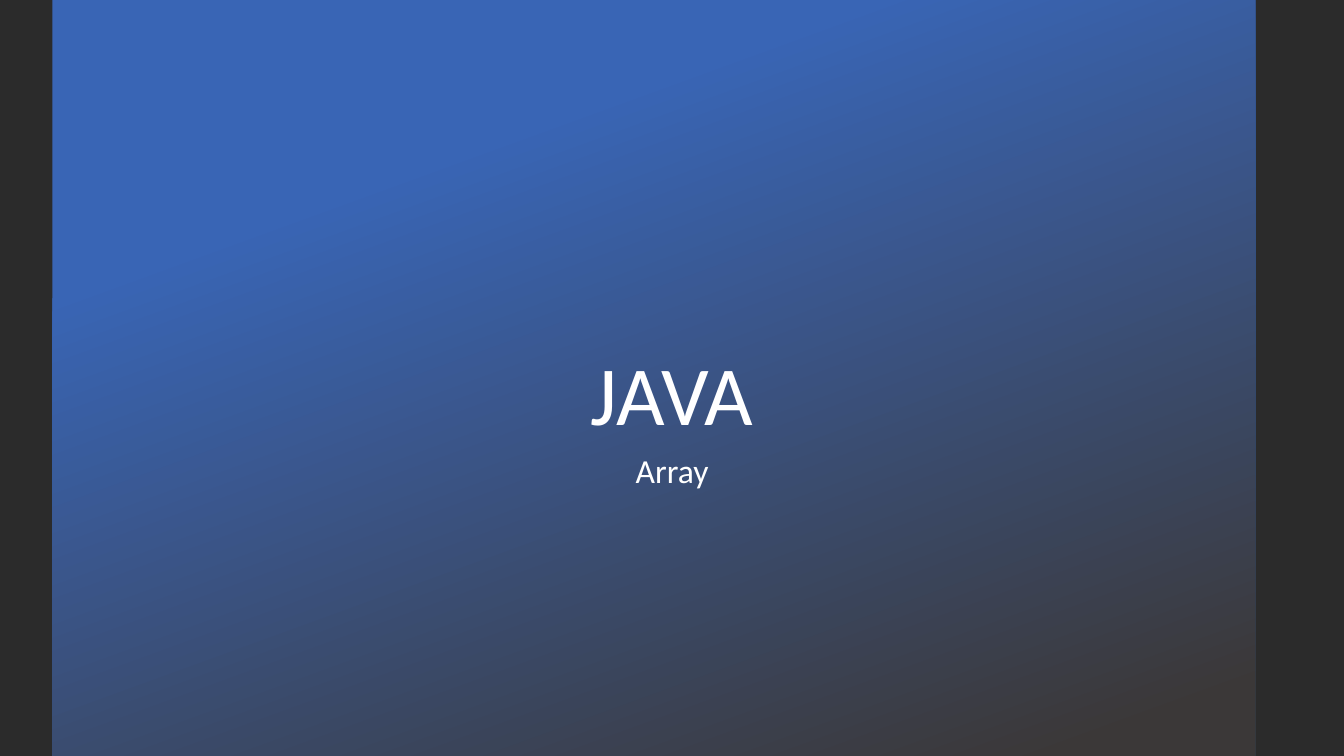
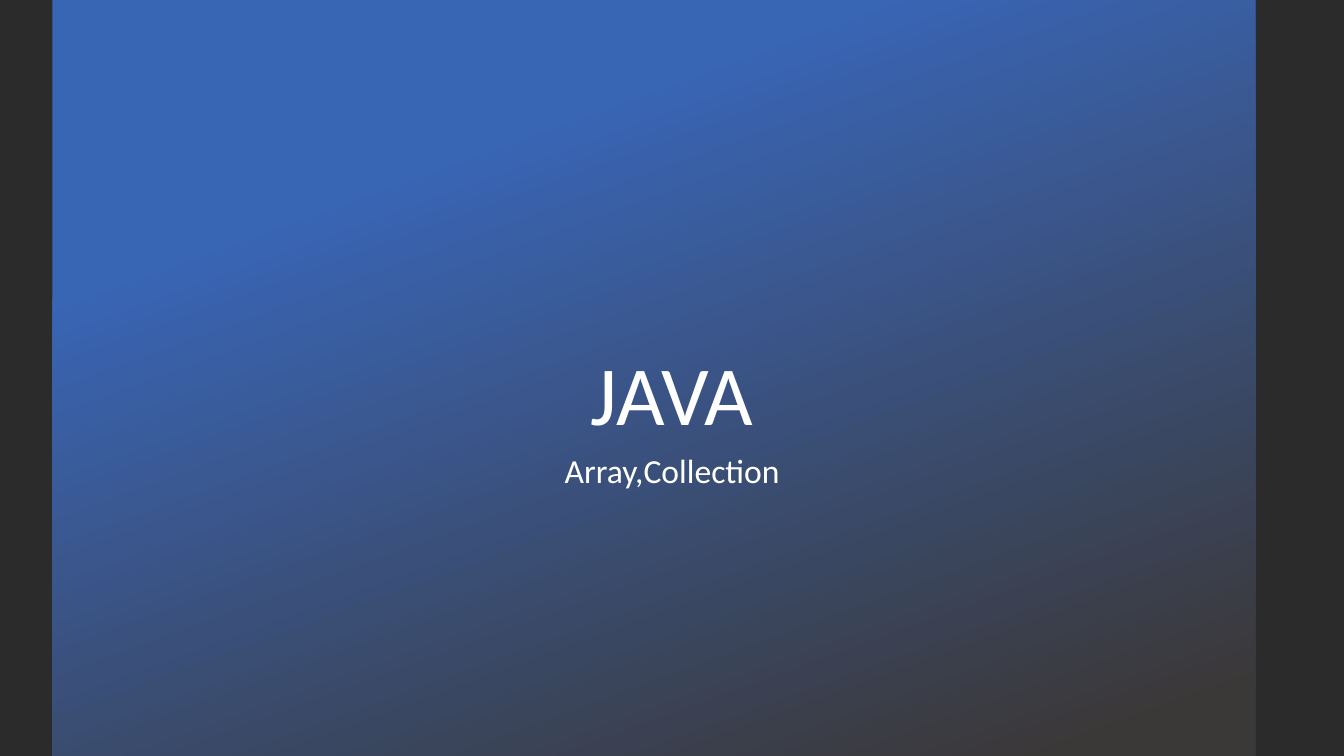
Before and after one commit to rohitb13/images, a slide deck: slide 1 of JAVA Learning Material/JAVA_Rohit/Core Java_1_Month_Plan/Day_6_Array.pptx. Drawn at 1344x756 pixels with LibreOffice and Linux fonts; fonts in the diff are those of the drawing; background and template pictures are left out; a plain dark background stands for a picture behind light text. Boxes give left, top, right and bottom in pixels: in the first picture for what was removed or moved away, otherwise in the second. Text is boxed around its words. In the diff, an @@ line names an element or a change of style, - is before the commit and + after.

```diff
--- a/JAVA Learning Material/JAVA_Rohit/Core Java_1_Month_Plan/Day_6_Array.pptx
+++ b/JAVA Learning Material/JAVA_Rohit/Core Java_1_Month_Plan/Day_6_Array.pptx
@@ subtitle at (x1=565, y1=459, x2=780, y2=489): text changed @@
-Array
+Array,Collection
```
Also in this commit, not shown: 4 slides added, 7 other files.
